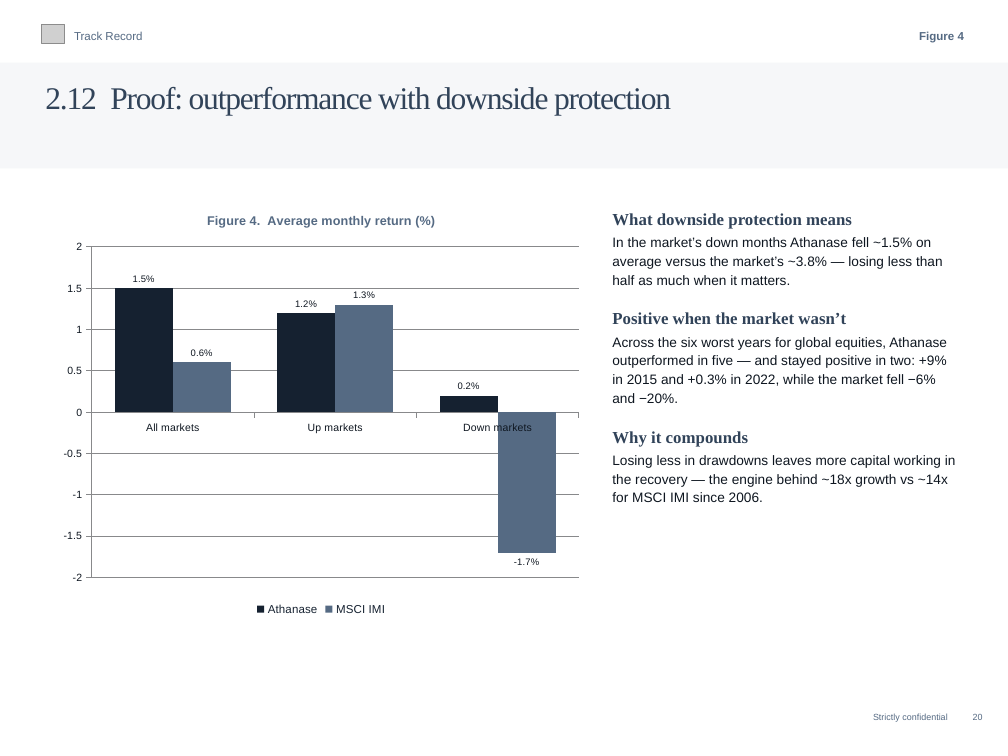
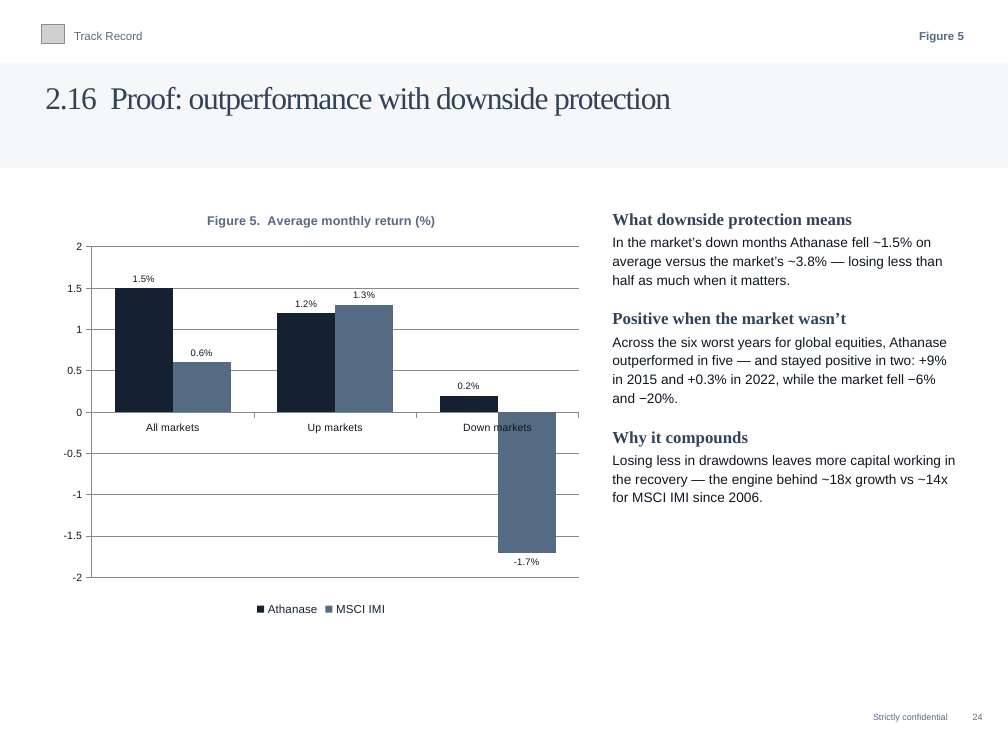
Before and after one commit to charette-lab/Claude, a slide deck: slide 27 of Athanase_Engaged_Ownership_Allocator_Deck.pptx (slide 23 before the commit). Drawn at 1008x756 pixels with LibreOffice and Linux fonts; fonts in the diff are those of the drawing; grey boxes stand for pictures. Boxes give left, top, right and bottom in pixels: in the first picture for what was removed or moved away, otherwise in the second. Text is boxed around its words. In the diff, an @@ line names an element or a change of style, - is before the commit and + after.

```diff
--- a/Athanase_Engaged_Ownership_Allocator_Deck.pptx
+++ b/Athanase_Engaged_Ownership_Allocator_Deck.pptx
@@ text at (919, 31, 964, 43): text changed @@
-Figure 4
+Figure 5
@@ text at (45, 87, 671, 116): text changed @@
-2.12 Proof: outperformance with downside protection
+2.16 Proof: outperformance with downside protection
@@ column chart at (53, 196, 589, 620) @@
@@ title "Figure 4.  Average monthly return (%)" to "Figure 5.  Average monthly return (%)" @@
```
Also in this commit, not shown: 28 other slides changed, 4 slides added, 1 other file.
